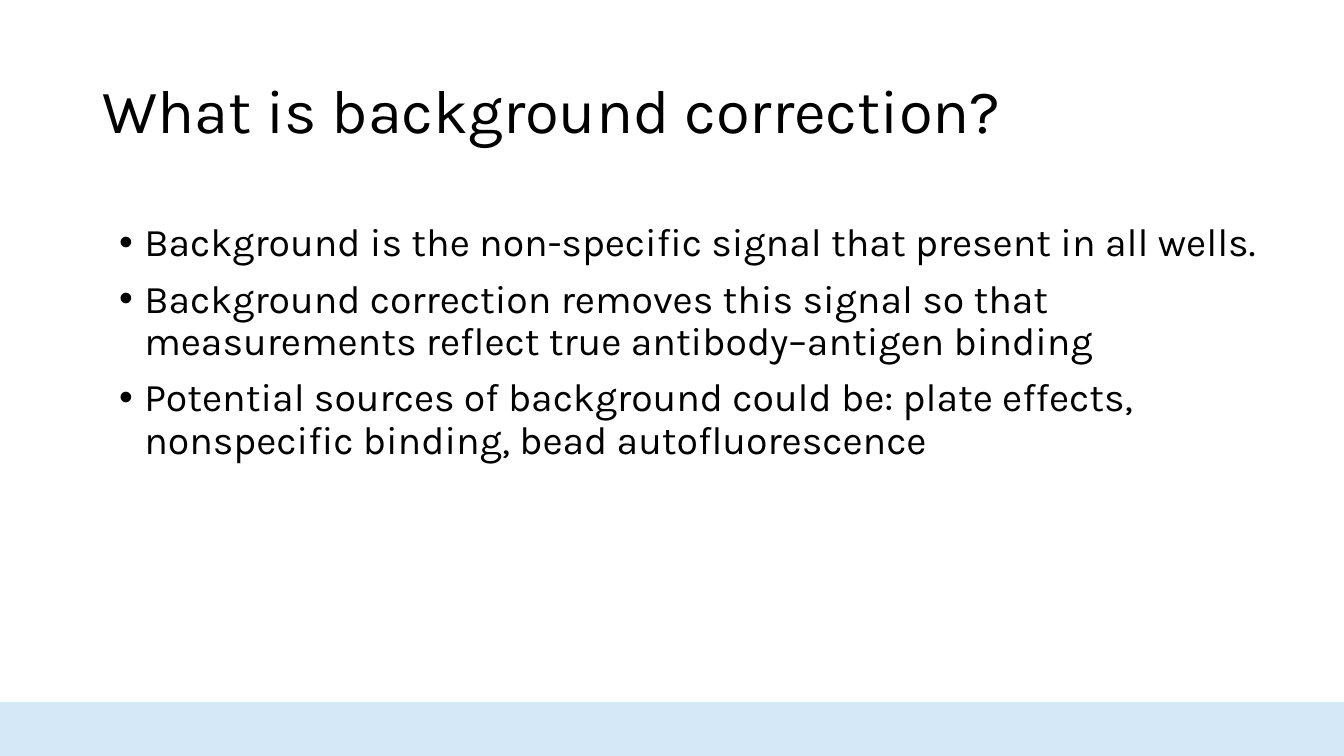
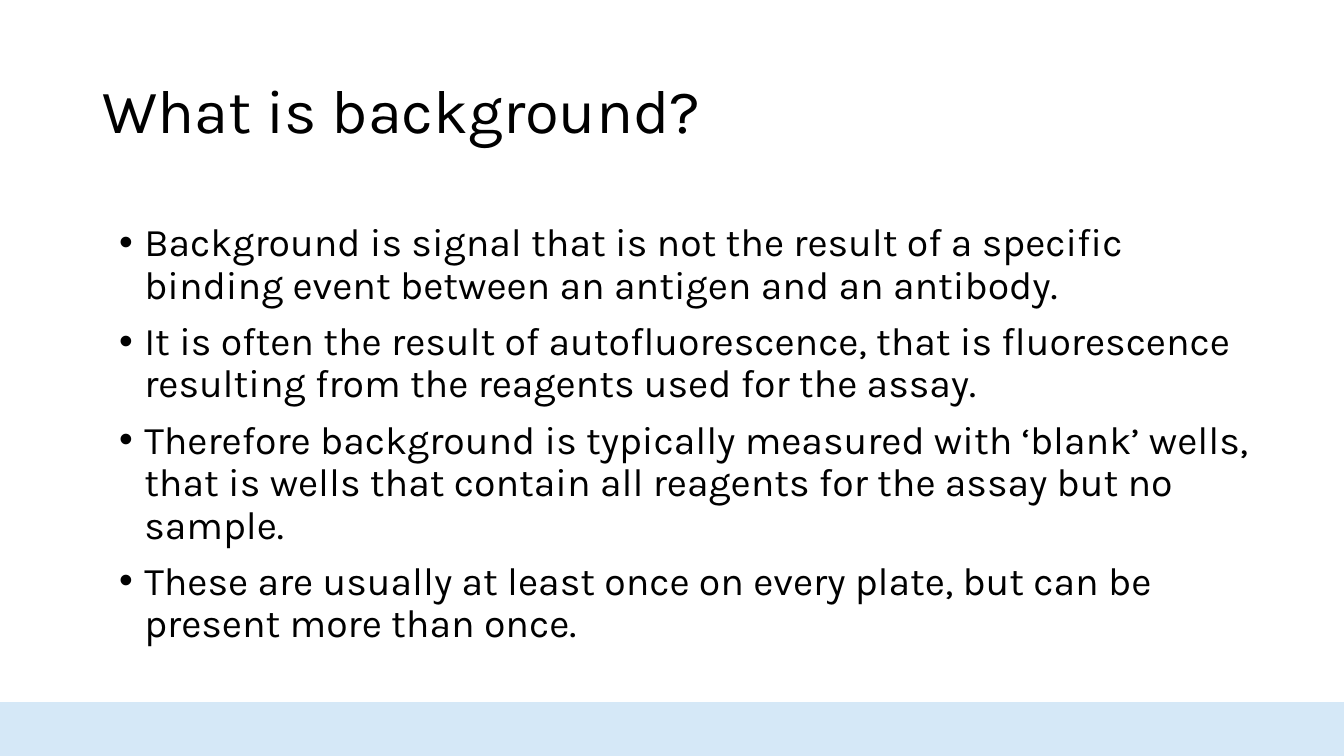
Before and after one commit to HopkinsIDD/seroanalytics_workshop, a slide deck: slide 16 of Lecture 2/Lecture 2 draft V2.pptx (slide 17 before the commit). Drawn at 1344x756 pixels with LibreOffice and Linux fonts; fonts in the diff are those of the drawing; background and template pictures are left out. Boxes give left, top, right and bottom in pixels: in the first picture for what was removed or moved away, otherwise in the second. Text is boxed around its words. In the diff, an @@ line names an element or a change of style, - is before the commit and + after.

Commit message:
added lecture2

```diff
--- a/Lecture 2/Lecture 2 draft V2.pptx
+++ b/Lecture 2/Lecture 2 draft V2.pptx
@@ title at bbox=[102, 90, 701, 148]: text changed @@
-What is background correction?
+What is background?
@@ text at bbox=[144, 229, 1248, 647]: text changed @@
-• Background is the non-specific signal that present in all wells.
-• Background correction removes this signal so that measurements reflect true antibody–antigen binding
-• Potential sources of background could be: plate effects, nonspecific binding, bead autofluorescence
+• Background is signal that is not the result of a specific binding event between an antigen and an antibody.
+• It is often the result of autofluorescence, that is fluorescence resulting from the reagents used for the assay.
+• Therefore background is typically measured with ‘blank’ wells, that is wells that contain all reagents for the assay but no sample.
+• These are usually at least once on every plate, but can be present more than once.
```
Also in this commit, not shown: 11 other slides changed, 9 slides added, 17 slides removed.
